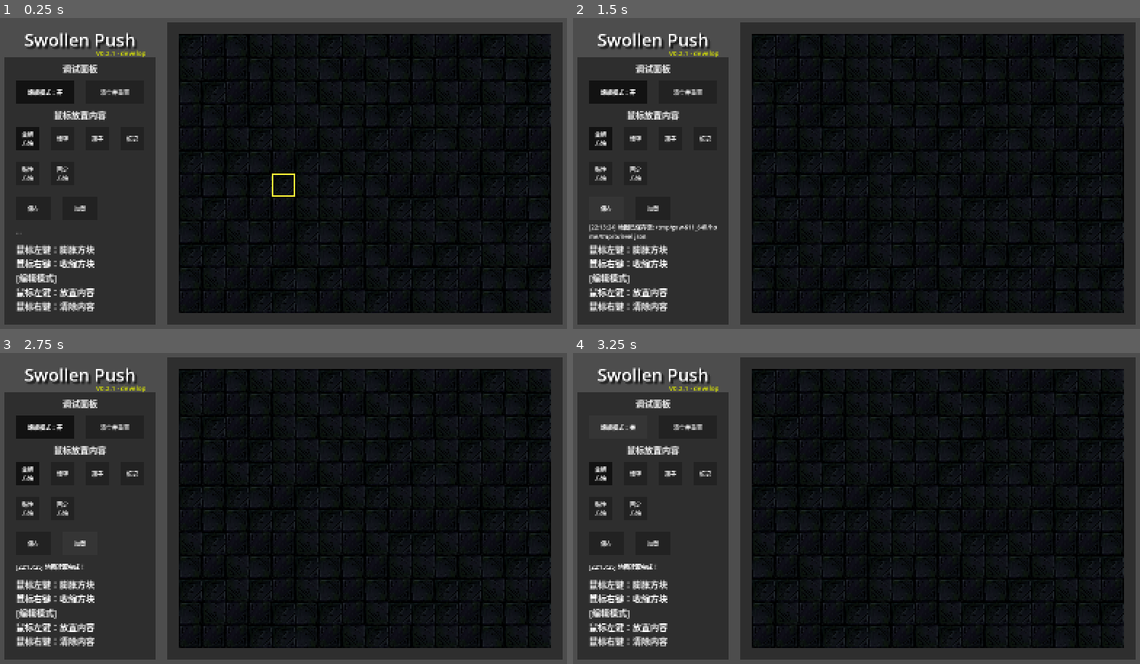
Above: before the commit, frames 1-4 (two rows, left to right).
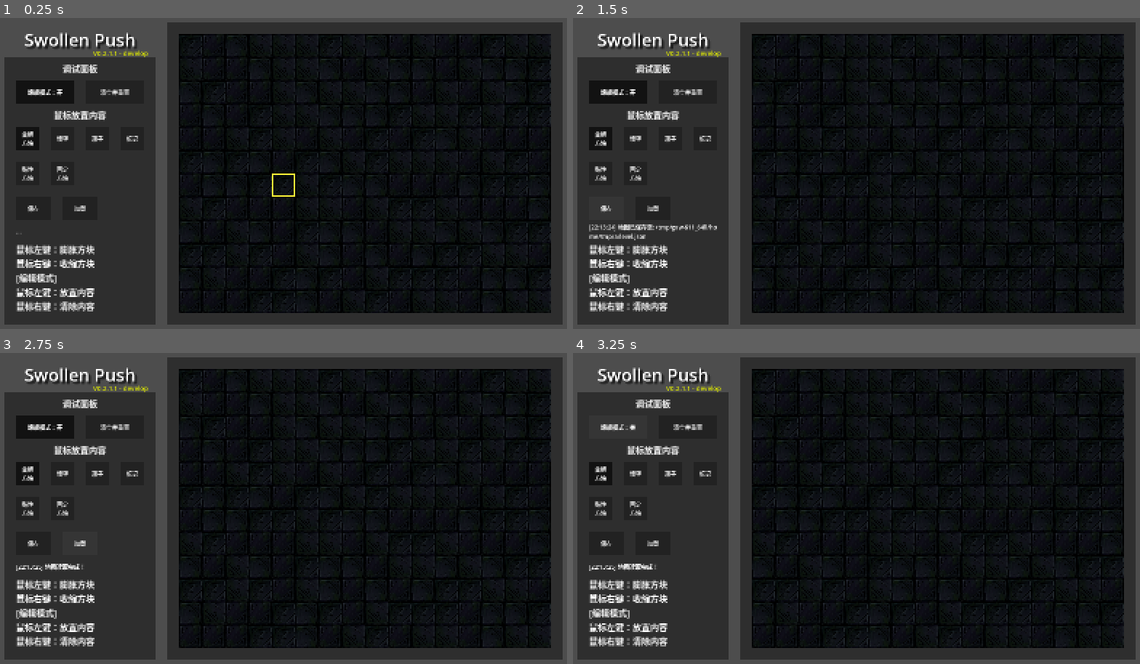
Above: after the commit, the same moments.

Repository: LosCrotchet/Swollen-Push
Game: Godot game, scene res://scene/game_scene.tscn
Same seed, same stepped clock (60 frames per second), same inputs: the game is played once before the commit and once after it.
Inputs:
- Up to frame 1 (0.25 s): no input
- Up to frame 2 (1.5 s): click "清空并重置" at 0.5 s; click "保存" at 1.25 s
- Up to frame 3 (2.75 s): click "加载" at 2 s
- Up to frame 4 (3.25 s): click "编辑模式：开" at 2.75 s

The runs differ from the first frame. In frame 1, 0.1% of the frame differs, in the area x 16-27%, y 10-13%; in frame 2, 0.1%, in the area x 7-27%, y 10-72%; in frame 3, 0.1%; in frame 4, 0.1%.

Commit message:
0.2.1.1 update

Diff:
--- a/project.godot
+++ b/project.godot
@@ -11,7 +11,7 @@
 [application]
 
 config/name="Swollen Push"
-config/version="0.2.1"
+config/version="0.2.1.1"
 run/main_scene="res://scene/game_scene.tscn"
 config/features=PackedStringArray("4.6", "GL Compatibility")
 config/icon="res://icon.svg"
@@ -77,6 +77,10 @@
 ]
 }
 
+[input_devices]
+
+pointing/android/enable_long_press_as_right_click=true
+
 [physics]
 
 3d/physics_engine="Jolt Physics"
@@ -86,3 +90,4 @@
 rendering_device/driver.windows="d3d12"
 renderer/rendering_method="gl_compatibility"
 renderer/rendering_method.mobile="gl_compatibility"
+textures/vram_compression/import_etc2_astc=true
--- a/scene/game_scene.tscn
+++ b/scene/game_scene.tscn
@@ -1,13 +1,13 @@
 [gd_scene format=4 uid="uid://bdpn31pic2maq"]
 
-[ext_resource type="Script" uid="uid://bhu7awetlwlg2" path="res://scene/gd/game_scene.gd" id="1_0in77"]
-[ext_resource type="Script" uid="uid://cjvpmc55aycst" path="res://scene/gd/game_manager.gd" id="1_volm0"]
-[ext_resource type="Script" uid="uid://d0d7cu2gytslk" path="res://scene/gd/map_panel.gd" id="1_xt7w2"]
+[ext_resource type="Script" uid="uid://bhu7awetlwlg2" path="res://scene/game_scene.gd" id="1_0in77"]
+[ext_resource type="Script" uid="uid://cjvpmc55aycst" path="res://scene/game_manager.gd" id="1_volm0"]
+[ext_resource type="Script" uid="uid://d0d7cu2gytslk" path="res://scene/map_panel.gd" id="1_xt7w2"]
 [ext_resource type="TileSet" uid="uid://d3pd2pncqrgq3" path="res://assets/textures.tres" id="2_sl1kl"]
 [ext_resource type="ButtonGroup" uid="uid://ca7sum6ni0by2" path="res://assets/set_content.tres" id="3_f3g3v"]
 [ext_resource type="Script" uid="uid://cmvphyd8qyd0k" path="res://scene/gd/save_and_load.gd" id="3_juocg"]
-[ext_resource type="Script" uid="uid://ch5jbwb6lk6ix" path="res://scene/gd/grid_manager.gd" id="4_juocg"]
-[ext_resource type="Script" uid="uid://deolo8ggam6u0" path="res://scene/gd/map_editor.gd" id="5_f3g3v"]
+[ext_resource type="Script" uid="uid://ch5jbwb6lk6ix" path="res://scene/grid_manager.gd" id="4_juocg"]
+[ext_resource type="Script" uid="uid://deolo8ggam6u0" path="res://scene/map_editor.gd" id="5_f3g3v"]
 
 [sub_resource type="LabelSettings" id="LabelSettings_f3g3v"]
 font_size = 48
@@ -51,7 +51,7 @@
 offset_top = 101.0
 offset_right = 448.0
 offset_bottom = 133.0
-text = "V0.2.1 - develop"
+text = "V0.2.1.1 - develop"
 label_settings = SubResource("LabelSettings_juocg")
 horizontal_alignment = 1
 vertical_alignment = 1
--- a/scene/map_editor.gd
+++ b/scene/map_editor.gd
@@ -48,9 +48,9 @@
 			@warning_ignore("integer_division")
 			var mouse_coord = Vector2i(int(grid_mouse_position.x) / 64, int(grid_mouse_position.y) / 64)
 
-			if event.is_action_pressed("mouse_left"):
+			if event.is_action_released("mouse_left"):
 				GridManager.update_cube(mouse_coord, 1)
-			if event.is_action_pressed("mouse_right"):
+			if event.is_action_released("mouse_right"):
 				GridManager.update_cube(mouse_coord, -1)
 
 
Not shown, changed: export_presets.cfg
Not shown, changed: README.md
